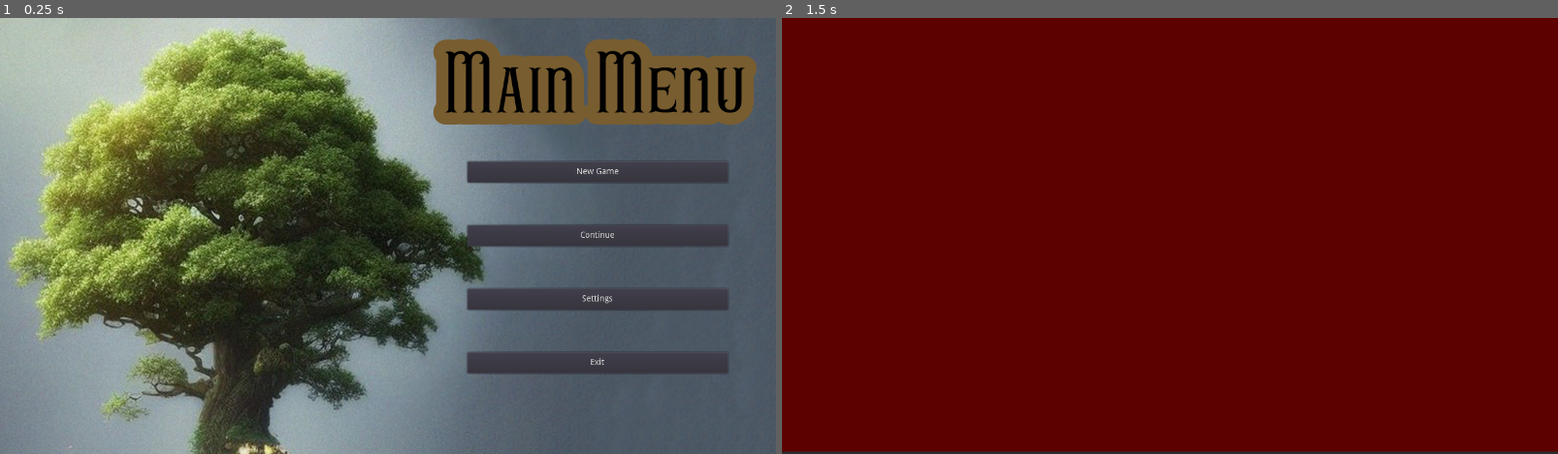
Above: before the commit, frames 1-2 (left to right).
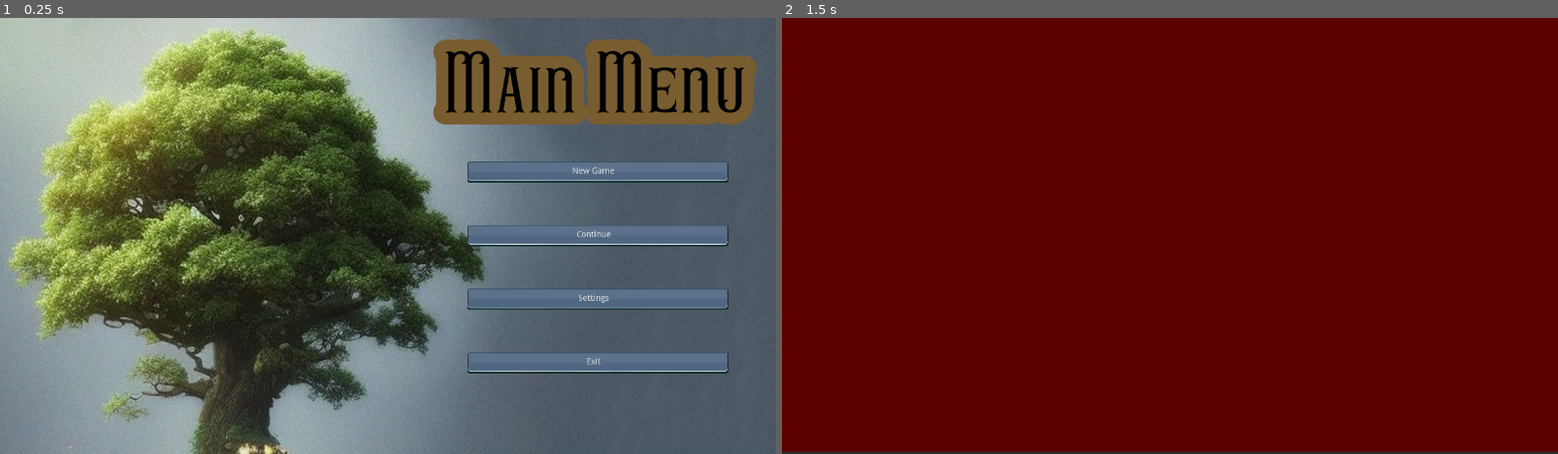
Above: after the commit, the same moments.

Repository: zolkins/RootGame
Game: Godot game, scene res://scenes/main_menu.tscn
Two runs of this game, one before a commit and one after it. Both use one fixed random seed, a clock stepped at 60 frames per second and the inputs below.
Inputs:
- Up to frame 1 (0.25 s): no input
- Up to frame 2 (1.5 s): click "New Game" at 0.5 s; tap Enter at 1.25 s

The runs differ from the first frame. In frame 1, 6.5% of the frame differs, in the area x 60-94%, y 32-82%; in frame 2, nothing differs.

Commit message:
add theme for buttons

Diff:
--- /dev/null
+++ b/resources/button_bl.tres
@@ -0,0 +1,42 @@
+[gd_resource type="Theme" load_steps=7 format=2]
+
+[ext_resource path="res://resources/img/[5] Blue/[2] Clicked.png" type="Texture" id=1]
+[ext_resource path="res://resources/img/[5] Blue/[1] Normal.png" type="Texture" id=2]
+[ext_resource path="res://resources/img/[5] Blue/[3] Hover.png" type="Texture" id=3]
+
+[sub_resource type="StyleBoxTexture" id=1]
+texture = ExtResource( 3 )
+region_rect = Rect2( 0, 0, 48, 16 )
+margin_left = 17.108
+margin_right = 23.7696
+margin_top = 6.05594
+margin_bottom = 5.90454
+
+[sub_resource type="StyleBoxTexture" id=2]
+texture = ExtResource( 2 )
+region_rect = Rect2( 0, 0, 48, 16 )
+margin_left = 13.5184
+margin_right = 26.1919
+margin_top = 2.87266
+margin_bottom = 5.40735
+
+[sub_resource type="StyleBoxTexture" id=3]
+texture = ExtResource( 1 )
+region_rect = Rect2( 0, 2, 48, 14 )
+margin_left = 21.0285
+margin_right = 23.2352
+margin_bottom = 5.45183
+
+[resource]
+Button/colors/font_color = Color( 0.88, 0.88, 0.88, 1 )
+Button/colors/font_color_disabled = Color( 0.9, 0.9, 0.9, 0.2 )
+Button/colors/font_color_focus = Color( 0.94, 0.94, 0.94, 1 )
+Button/colors/font_color_hover = Color( 0.94, 0.94, 0.94, 1 )
+Button/colors/font_color_pressed = Color( 1, 1, 1, 1 )
+Button/constants/hseparation = 2
+Button/fonts/font = null
+Button/styles/disabled = null
+Button/styles/focus = null
+Button/styles/hover = SubResource( 1 )
+Button/styles/normal = SubResource( 2 )
+Button/styles/pressed = SubResource( 3 )
--- a/scenes/main_menu.tscn
+++ b/scenes/main_menu.tscn
@@ -1,7 +1,8 @@
-[gd_scene load_steps=5 format=2]
+[gd_scene load_steps=6 format=2]
 
 [ext_resource path="res://resources/img/MenuIcon.png" type="Texture" id=1]
 [ext_resource path="res://resources/Hercules.otf" type="DynamicFontData" id=2]
+[ext_resource path="res://resources/button_bl.tres" type="Theme" id=3]
 
 [sub_resource type="GDScript" id=1]
 script/source = "extends Control
@@ -39,6 +40,7 @@
 [node name="main_menu" type="Control"]
 anchor_right = 1.0
 anchor_bottom = 1.0
+rect_pivot_offset = Vector2( 1226, 447 )
 script = SubResource( 1 )
 
 [node name="MenuIcon" type="Sprite" parent="."]
@@ -59,6 +61,7 @@
 margin_top = 237.0
 margin_right = 1201.0
 margin_bottom = 272.0
+theme = ExtResource( 3 )
 text = "New Game"
 
 [node name="Continue" type="Button" parent="."]
@@ -66,6 +69,7 @@
 margin_top = 342.0
 margin_right = 1201.0
 margin_bottom = 377.0
+theme = ExtResource( 3 )
 text = "Continue"
 
 [node name="Settings" type="Button" parent="."]
@@ -73,6 +77,7 @@
 margin_top = 447.0
 margin_right = 1201.0
 margin_bottom = 482.0
+theme = ExtResource( 3 )
 text = "Settings"
 
 [node name="Exit" type="Button" parent="."]
@@ -80,6 +85,7 @@
 margin_top = 552.0
 margin_right = 1201.0
 margin_bottom = 587.0
+theme = ExtResource( 3 )
 text = "Exit"
 
 [connection signal="pressed" from="NewGame" to="." method="_on_NewGame_pressed"]
Binary file added: resources/img/[5] Blue/[1] Normal.png
Not shown, added: resources/img/[5] Blue/[1] Normal.png.import
Binary file added: resources/img/[5] Blue/[2] Clicked.png
Not shown, added: resources/img/[5] Blue/[2] Clicked.png.import
Binary file added: resources/img/[5] Blue/[3] Hover.png
Not shown, added: resources/img/[5] Blue/[3] Hover.png.import
